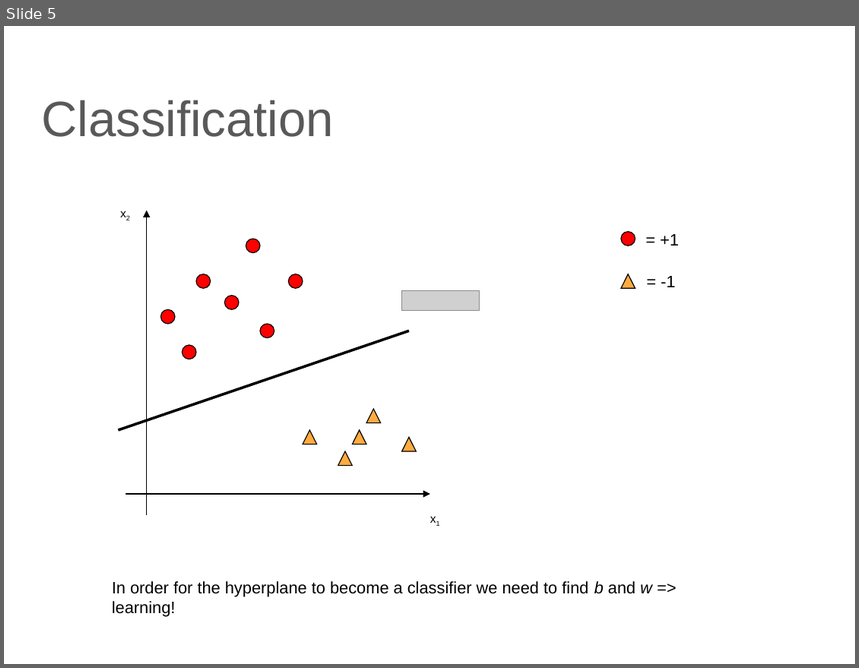
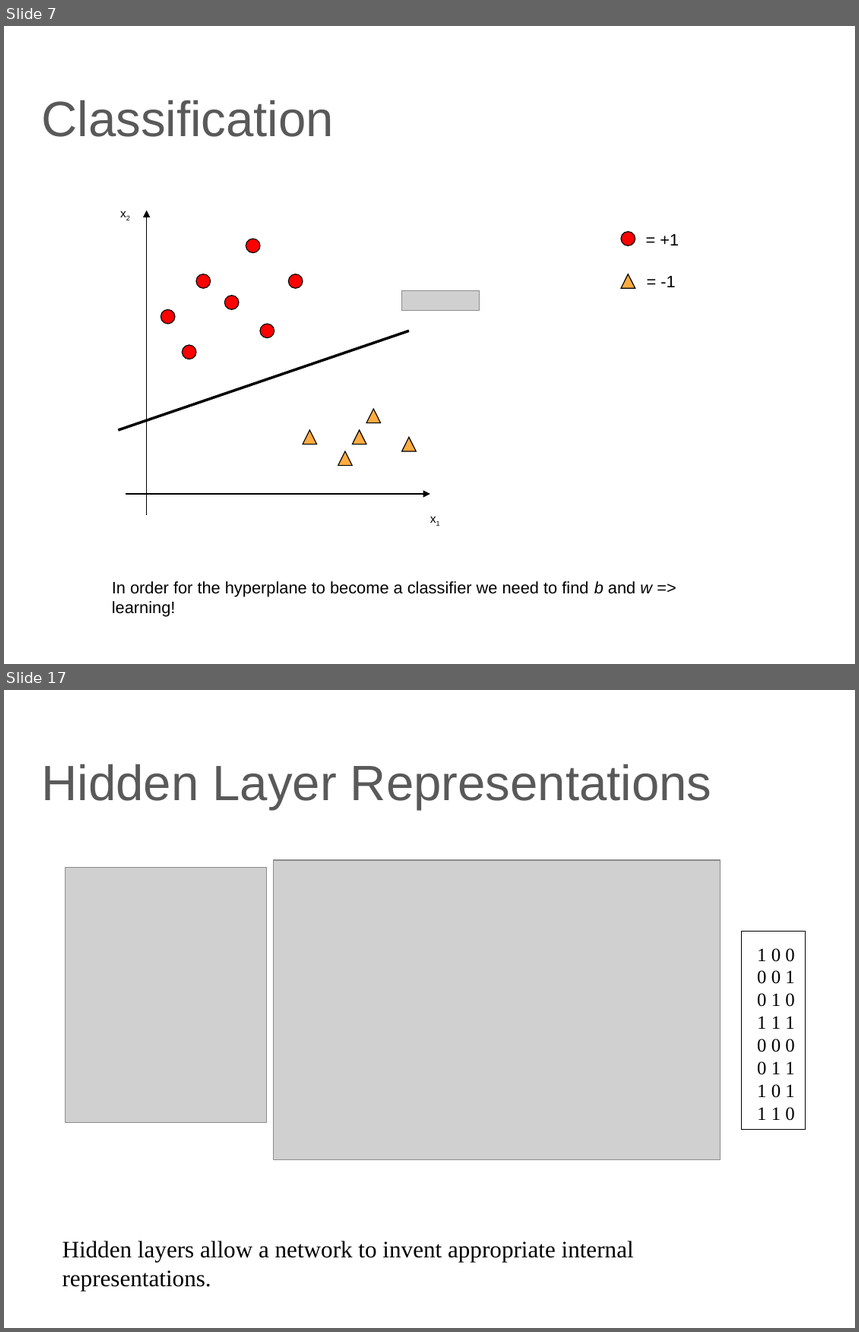
Before and after one commit to lutzhamel/CSC310, a slide deck: 14-ANN.pptx. Shown one above the other, each under a label of ours: slide 5 before the commit, slides 7 and 17 after it; the slides between them are not shown. The pictures are 859x668 and 859x1332 pixels, drawn with LibreOffice and Linux fonts; fonts in the diff are those of the drawing; grey boxes stand for pictures. Boxes give left, top, right and bottom in pixels: in the first picture for what was removed or moved away, otherwise in the second. Text is boxed around its words. In the diff, an @@ line names an element or a change of style, - is before the commit and + after.

```diff
--- a/14-ANN.pptx
+++ b/14-ANN.pptx
@@ slide 17 added at <box>4,690,855,1328</box>, background #FFFFFF @@
@@ title added at <box>41,764,712,809</box>, 42 pt, text #595959 @@
+Hidden Layer Representations
@@ picture added at <box>66,867,267,1122</box> @@
@@ picture added at <box>274,860,721,1160</box> @@
@@ rectangle added at <box>742,931,806,1129</box>, outline #000000 0.75 pt @@
@@ text added at <box>757,948,794,1121</box>, 16 pt, text #000000 @@
+1 0 0
+0 0 1
+0 1 0
+1 1 1
+0 0 0
+0 1 1
+1 0 1
+1 1 0
@@ text added at <box>63,1241,634,1262</box>, 20 pt, text #000000 @@
+Hidden layers allow a network to invent appropriate internal representations.
@@ what was slide 5 is now slide 7 @@
```
Also in this commit, not shown: 16 other slides added, 3 slides removed, 5 other files.
